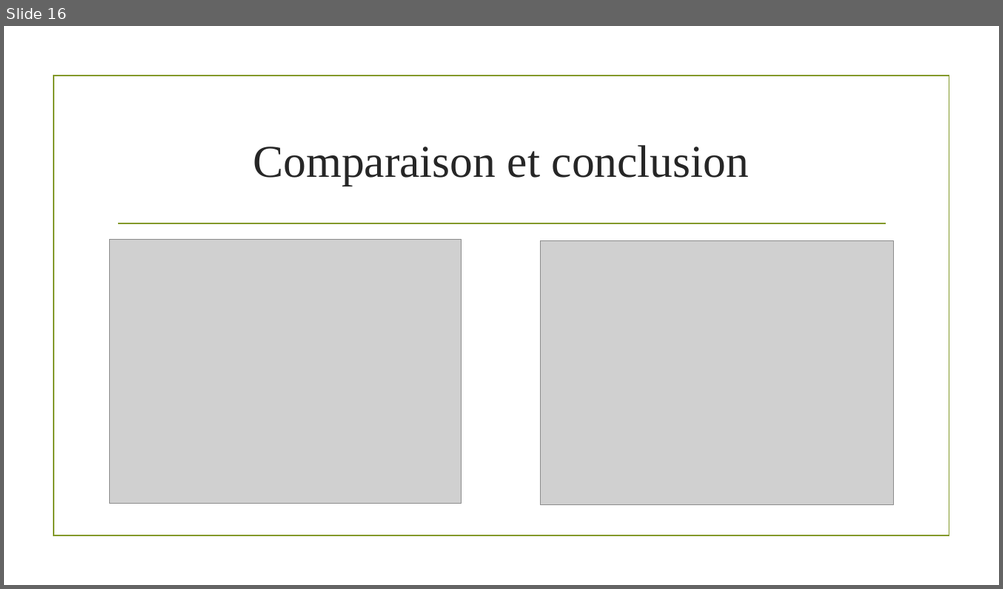
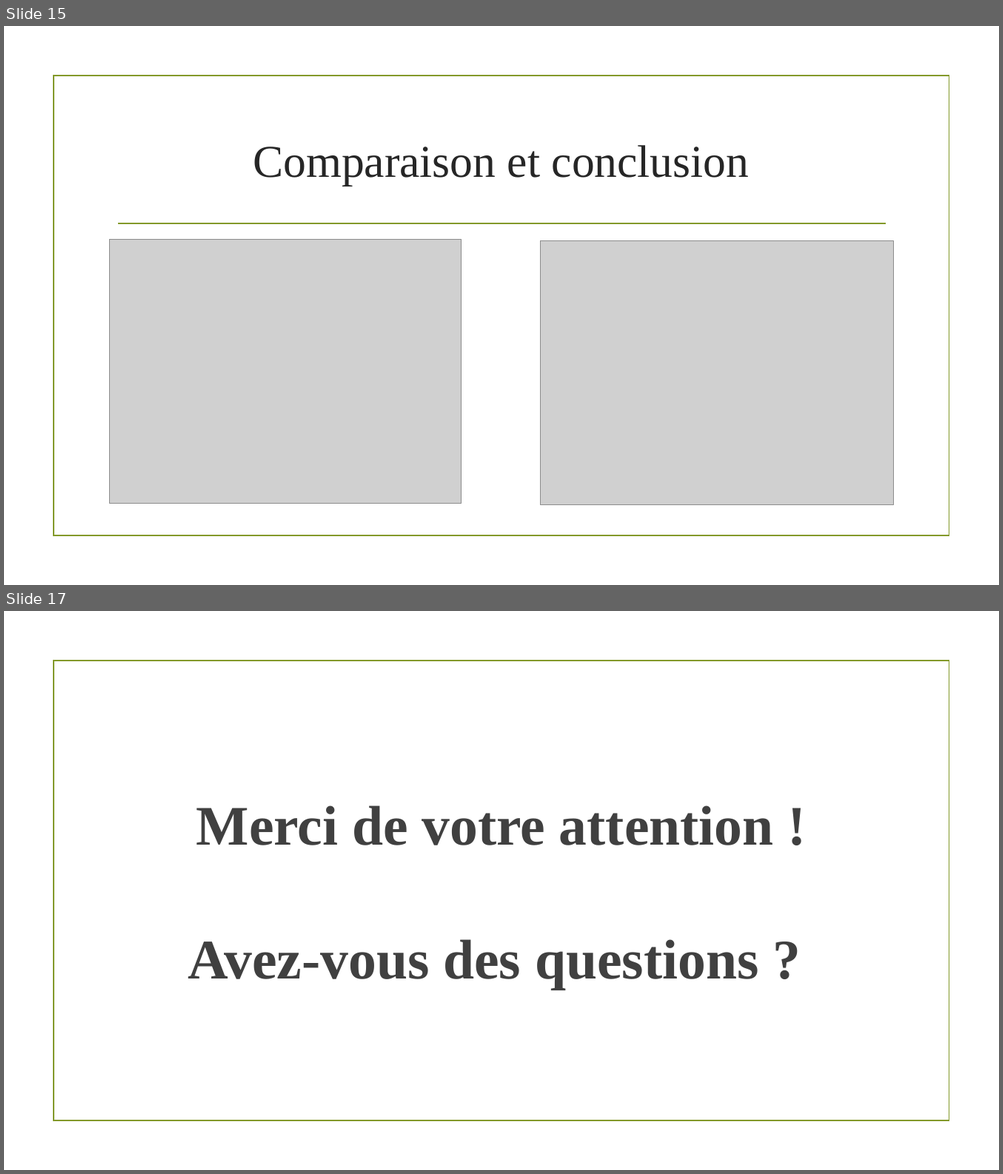
Before and after one commit to MaxENSTAB/Stage2A, a slide deck: Soutenance.pptx. Shown one above the other, each under a label of ours: slide 16 before the commit, slides 15 and 17 after it; the slides between them are not shown. The pictures are 1003x589 and 1003x1174 pixels, drawn with LibreOffice and Linux fonts; fonts in the diff are those of the drawing; grey boxes stand for pictures; background and template pictures are left out. Boxes give left, top, right and bottom in pixels: in the first picture for what was removed or moved away, otherwise in the second. Text is boxed around its words. In the diff, an @@ line names an element or a change of style, - is before the commit and + after.

```diff
--- a/Soutenance.pptx
+++ b/Soutenance.pptx
@@ slide 17 added at (x1=4, y1=611, x2=999, y2=1170), background picture (left out); not listed: 1 template element that a slide beside it also shows @@
@@ text added at (x1=188, y1=806, x2=774, y2=990), 54 pt, text pattern #808080 on #404040, bold @@
+Merci de votre attention !
+Avez-vous des questions ?
@@ what was slide 16 is now slide 15 @@
```
Also in this commit, not shown: 1 other slide added, 1 slide removed, 2 other files.
